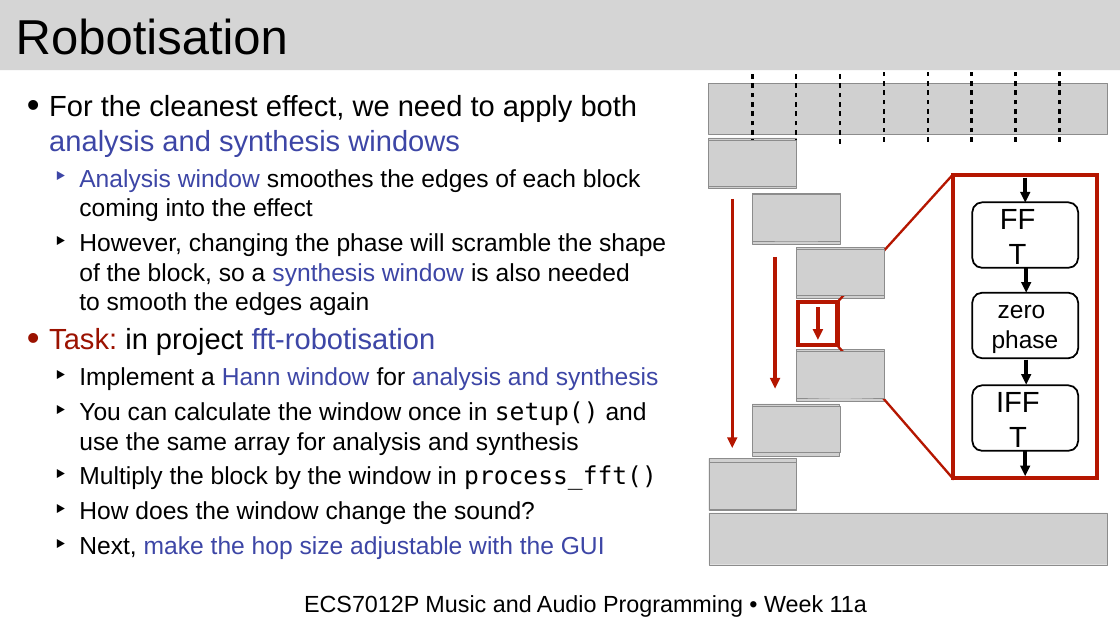
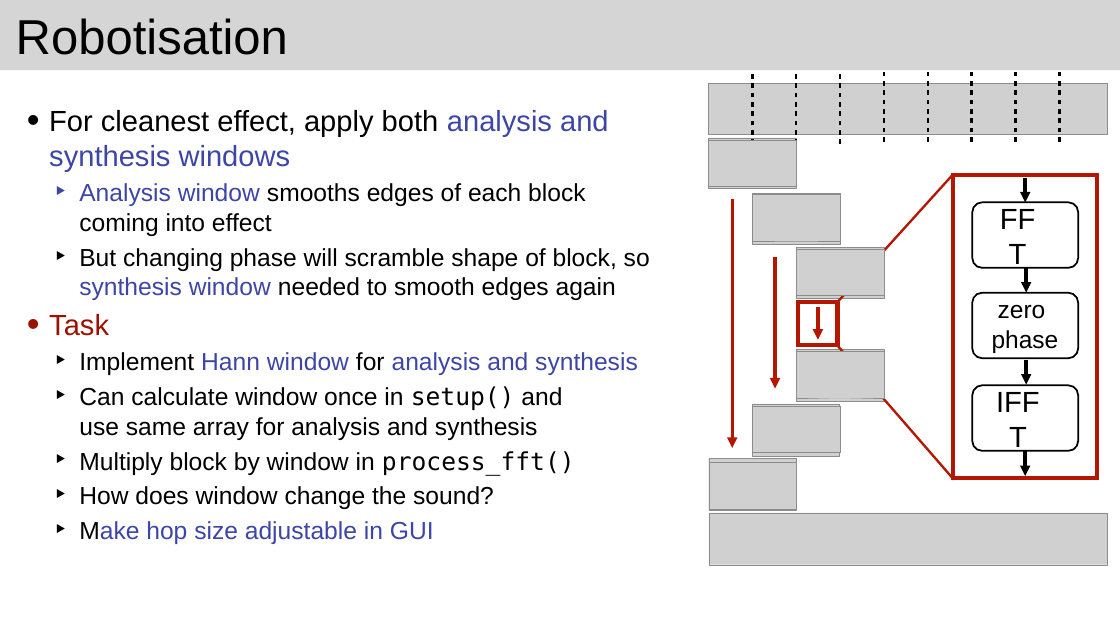
Before and after one commit to joshreiss/Audio-programming-with-VST-and-JUCE, a slide deck: slide 8 of 10 Phase vocoder/Phase vocoder 3.pptx (slide 6 before the commit). Drawn at 1120x630 pixels with LibreOffice and Linux fonts; fonts in the diff are those of the drawing; grey boxes stand for pictures. Boxes give left, top, right and bottom in pixels: in the first picture for what was removed or moved away, otherwise in the second. Text is boxed around its words. In the diff, an @@ line names an element or a change of style, - is before the commit and + after.

```diff
--- a/10 Phase vocoder/Phase vocoder 3.pptx
+++ b/10 Phase vocoder/Phase vocoder 3.pptx
@@ text at <box>49,110,650,544</box>: text changed @@
-• For the cleanest effect, we need to apply both analysis and synthesis windows
-  ‣ Analysis window smoothes the edges of each block
-    coming into the effect
-  ‣ However, changing the phase will scramble the shape
-    of the block, so a synthesis window is also needed
-    to smooth the edges again
-• Task: in project fft-robotisation
-  ‣ Implement a Hann window for analysis and synthesis
-  ‣ You can calculate the window once in setup() and
-    use the same array for analysis and synthesis
-  ‣ Multiply the block by the window in process_fft()
-  ‣ How does the window change the sound?
-  ‣ Next, make the hop size adjustable with the GUI
+• For cleanest effect, apply both analysis and synthesis windows
+  ‣ Analysis window smooths edges of each block
+    coming into effect
+  ‣ But changing phase will scramble shape of block, so synthesis window needed to smooth edges again
+• Task
+  ‣ Implement Hann window for analysis and synthesis
+  ‣ Can calculate window once in setup() and
+    use same array for analysis and synthesis
+  ‣ Multiply block by window in process_fft()
+  ‣ How does window change the sound?
+  ‣ Make hop size adjustable in GUI
@@ text removed at <box>304,595,867,617</box> @@
-ECS7012P Music and Audio Programming • Week 11a
```
Also in this commit, not shown: 15 other slides changed, 1 slide added, 1 slide removed, 47 other files.
